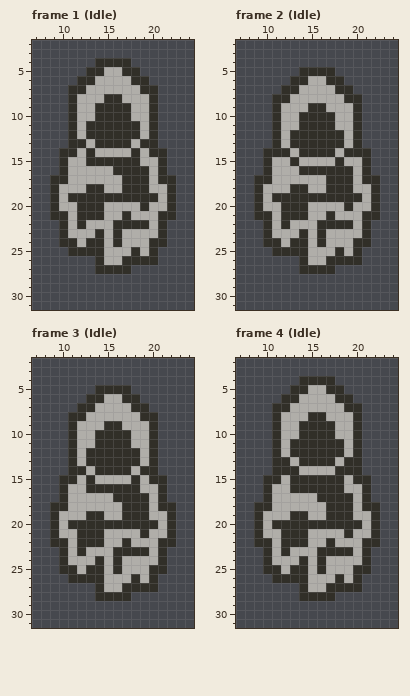
Pixel-art file, stored at Assets/enemies/wraith.aseprite. The picture above is the old version.
32x32 pixels, 8 frames. Shown: frame 1 (Idle): x 7..24, y 2..31; frame 2 (Idle): x 7..24, y 2..31; frame 3 (Idle): x 7..24, y 2..31; frame 4 (Idle): x 7..24, y 2..31. The commit also changed other frames, which this record leaves out.
The result:
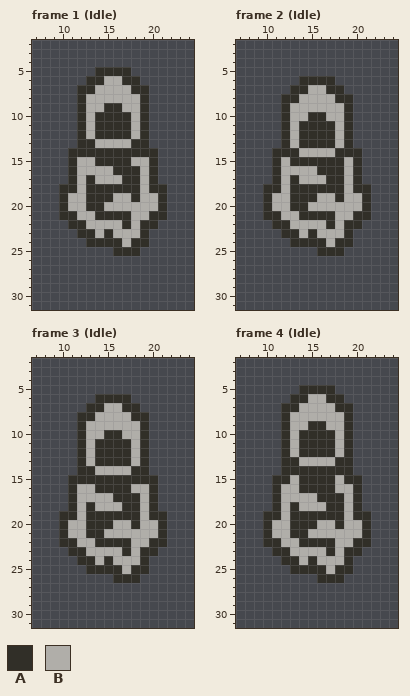
Palette (. is transparent): A #312f28  B #b0aea9
Author's note on the commit: Reduce wraith size to make it more distinguishable from the boss
Edits made:
--- frame 1 (Idle), layers "Head", "Body"
@@ x 7..24 @@
  3 ..................
- 4 .......AAAA.......
- 5 ......AABBAA......
- 6 .....AABBBBAA.....
- 7 ....AABBBBBBAA....
- 8 ....ABBBAABBBA....
- 9 ....ABBAAAABBA....
-10 ....ABBAAAABBA....
-11 ....ABAAAAAABA....
-12 ....ABAAAAAABA....
-13 ....AABAAAABAA....
-14 ...AABABBBBABAA...
-15 ...ABBAAAAAABBA...
-16 ...ABBBBBAAAABA...
-17 ..AABBBBBBAAABAA..
-18 ..ABBBAABBAAABBA..
-19 ..ABAAAAAAAAAABA..
-20 ..ABBAAABBBBABBA..
-21 ..AABAAABBABBBAA..
-22 ...ABABBBAAAABA...
-23 ...ABBBABABBBBA...
-24 ...AABAABABBBAA...
-25 ....AAAABBBABA....
-26 .......ABBAAAA....
-27 .......AAAA.......
+ 4 ..................
+ 5 .......AAAA.......
+ 6 ......AABBAA......
+ 7 .....AABBBBAA.....
+ 8 .....ABBBBBBA.....
+ 9 .....ABBAABBA.....
+10 .....ABAAAABA.....
+11 .....ABAAAABA.....
+12 .....ABAAAABA.....
+13 .....AABBBBAA.....
+14 ....AAAAAAAAAA....
+15 ....ABBAAAABBA....
+16 ....ABBBBAAABA....
+17 ....ABABBBAABA....
+18 ...AABAAAAAABAA...
+19 ...ABBAAABBABBA...
+20 ...ABBAABBBBBBA...
+21 ...AABBAAAABBAA...
+22 ....AABBBBABAA....
+23 .....AABABBBA.....
+24 ......AAAABAA.....
+25 .........AAA......
+26 ..................
+27 ..................
 28 ..................
--- frame 2 (Idle), layers "Head", "Body"
@@ x 7..24 @@
  4 ..................
- 5 .......AAAA.......
- 6 ......AABBAA......
- 7 .....AABBBBAA.....
- 8 ....AABBBBBBAA....
- 9 ....ABBBAABBBA....
-10 ....ABBAAAABBA....
-11 ....ABBAAAABBA....
-12 ....ABAAAAAABA....
-13 ....ABAAAAAABA....
-14 ...AAABAAAABAAA...
-15 ...ABBABBBBABBA...
-16 ...ABBBAAAAAABA...
-17 ..AABBBBBBAAABAA..
-18 ..ABBBAABBAAABBA..
-19 ..ABAAAAAAAAAABA..
-20 ..ABBAAABBBBABBA..
-21 ..AABAAABBABBBAA..
-22 ...ABABBBAAAABA...
-23 ...ABBBABABBBBA...
-24 ...AABAABABBBAA...
-25 ....AAAABBBABA....
-26 .......ABBAAAA....
-27 .......AAAA.......
+ 5 ..................
+ 6 .......AAAA.......
+ 7 ......AABBAA......
+ 8 .....AABBBBAA.....
+ 9 .....ABBBBBBA.....
+10 .....ABBAABBA.....
+11 .....ABAAAABA.....
+12 .....ABAAAABA.....
+13 .....ABAAAABA.....
+14 ....AAABBBBAAA....
+15 ....ABAAAAAABA....
+16 ....ABBBBAAABA....
+17 ....ABABBBAABA....
+18 ...AABAAAAAABAA...
+19 ...ABBAAABBABBA...
+20 ...ABBAABBBBBBA...
+21 ...AABBAAAABBAA...
+22 ....AABBBBABAA....
+23 .....AABABBBA.....
+24 ......AAAABAA.....
+25 .........AAA......
+26 ..................
+27 ..................
 28 ..................
--- frame 3 (Idle), layers "Head", "Body"
@@ x 7..24 @@
  4 ..................
- 5 .......AAAA.......
- 6 ......AABBAA......
- 7 .....AABBBBAA.....
- 8 ....AABBBBBBAA....
- 9 ....ABBBAABBBA....
-10 ....ABBAAAABBA....
-11 ....ABBAAAABBA....
-12 ....ABAAAAAABA....
-13 ....ABAAAAAABA....
-14 ....AABAAAABAA....
-15 ...AABABBBBABAA...
-16 ...ABBAAAAAABBA...
-17 ...ABBBBBAAAABA...
-18 ..AABBBBBBAAABAA..
-19 ..ABBBAABBAAABBA..
-20 ..ABAAAAAAAAAABA..
-21 ..ABBAAABBBBABBA..
-22 ..AABAAABBABBBAA..
-23 ...ABABBBAAAABA...
-24 ...ABBBABABBBBA...
-25 ...AABAABABBBAA...
-26 ....AAAABBBABA....
-27 .......ABBAAAA....
-28 .......AAAA.......
+ 5 ..................
+ 6 .......AAAA.......
+ 7 ......AABBAA......
+ 8 .....AABBBBAA.....
+ 9 .....ABBBBBBA.....
+10 .....ABBAABBA.....
+11 .....ABAAAABA.....
+12 .....ABAAAABA.....
+13 .....ABAAAABA.....
+14 .....AABBBBAA.....
+15 ....AAAAAAAAAA....
+16 ....ABBAAAABBA....
+17 ....ABBBBAAABA....
+18 ....ABABBBAABA....
+19 ...AABAAAAAABAA...
+20 ...ABBAAABBABBA...
+21 ...ABBAABBBBBBA...
+22 ...AABBAAAABBAA...
+23 ....AABBBBABAA....
+24 .....AABABBBA.....
+25 ......AAAABAA.....
+26 .........AAA......
+27 ..................
+28 ..................
 29 ..................
--- frame 4 (Idle), layers "Head", "Body"
@@ x 7..24 @@
  3 ..................
- 4 .......AAAA.......
- 5 ......AABBAA......
- 6 .....AABBBBAA.....
- 7 ....AABBBBBBAA....
- 8 ....ABBBAABBBA....
- 9 ....ABBAAAABBA....
-10 ....ABBAAAABBA....
-11 ....ABAAAAAABA....
-12 ....ABAAAAAABA....
-13 ....AABAAAABAA....
-14 ....AAABBBBAAA....
-15 ...AABAAAAAABAA...
-16 ...ABBAAAAAABBA...
-17 ...ABBBBBAAAABA...
-18 ..AABBBBBBAAABAA..
-19 ..ABBBAABBAAABBA..
-20 ..ABAAAAAAAAAABA..
-21 ..ABBAAABBBBABBA..
-22 ..AABAAABBABBBAA..
-23 ...ABABBBAAAABA...
-24 ...ABBBABABBBBA...
-25 ...AABAABABBBAA...
-26 ....AAAABBBABA....
-27 .......ABBAAAA....
-28 .......AAAA.......
+ 4 ..................
+ 5 .......AAAA.......
+ 6 ......AABBAA......
+ 7 .....AABBBBAA.....
+ 8 .....ABBBBBBA.....
+ 9 .....ABBAABBA.....
+10 .....ABAAAABA.....
+11 .....ABAAAABA.....
+12 .....ABAAAABA.....
+13 .....AABBBBAA.....
+14 .....AAAAAAAA.....
+15 ....AABAAAABAA....
+16 ....ABBAAAABBA....
+17 ....ABBBBAAABA....
+18 ....ABABBBAABA....
+19 ...AABAAAAAABAA...
+20 ...ABBAAABBABBA...
+21 ...ABBAABBBBBBA...
+22 ...AABBAAAABBAA...
+23 ....AABBBBABAA....
+24 .....AABABBBA.....
+25 ......AAAABAA.....
+26 .........AAA......
+27 ..................
+28 ..................
 29 ..................
Boxes around the changes in both pictures, in picture pixels (x1, y1, x2, y2):
changed: (50, 58, 176, 274)
changed: (254, 67, 380, 274)
changed: (50, 385, 176, 601)
changed: (254, 376, 380, 601)
